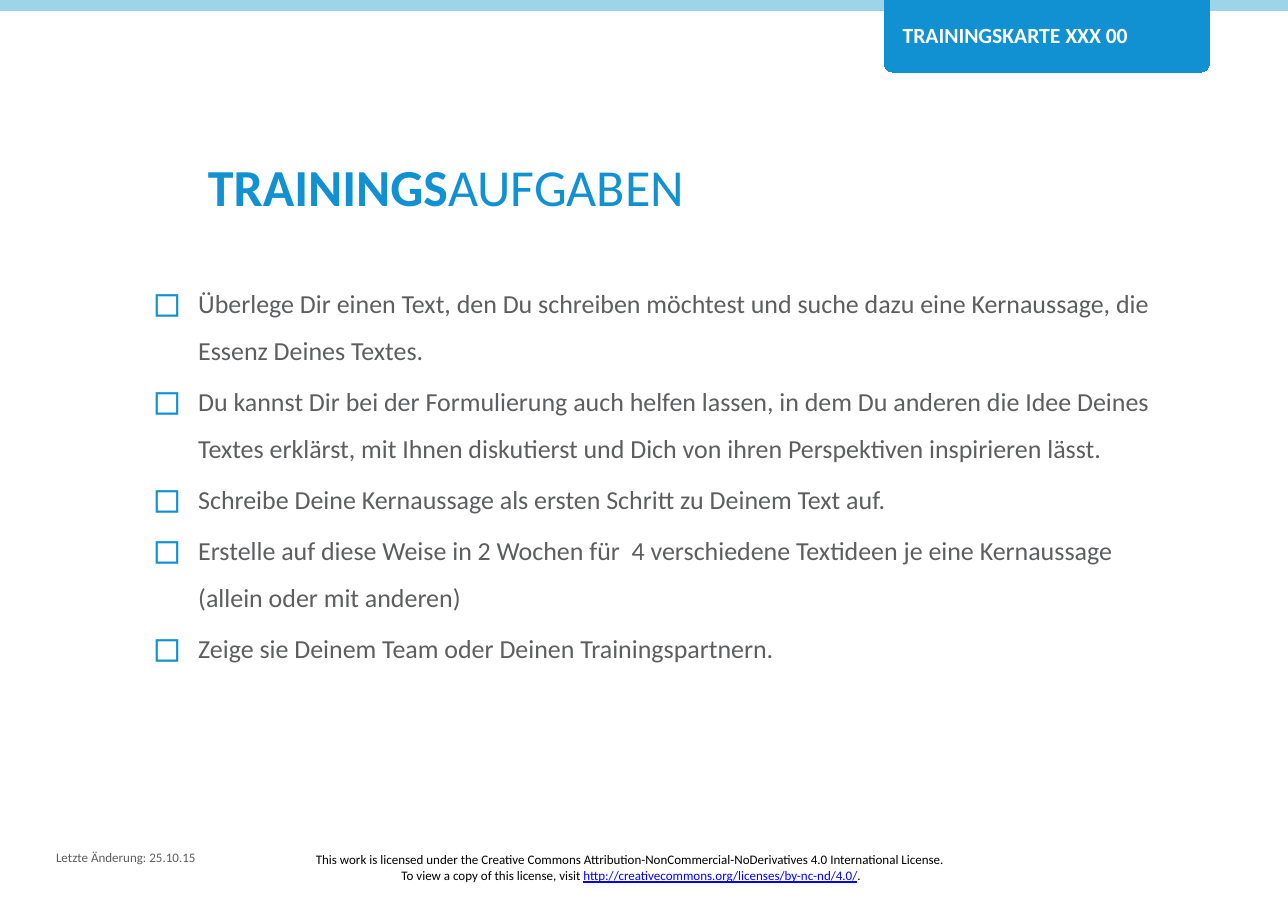
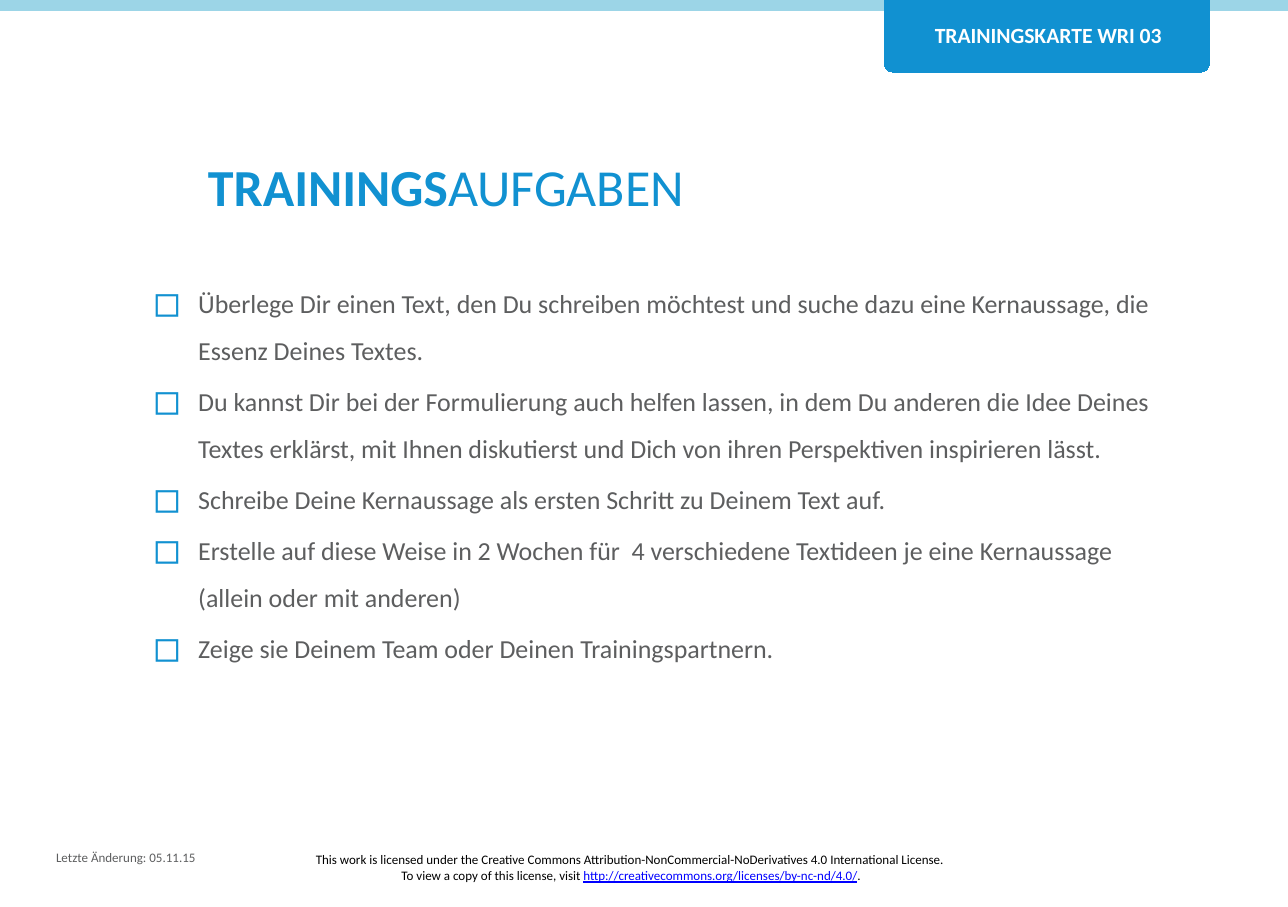
Before and after one commit to Teamtool/training-materials, a slide deck: slide 2 of training-cards/agile moves/Writing (WRI)/ger/apprentice/ger_wri_03_komm_auf_den_punkt_AM_A.pptx. Drawn at 1288x907 pixels with LibreOffice and Linux fonts; fonts in the diff are those of the drawing; background and template pictures are left out. Boxes give left, top, right and bottom in pixels: in the first picture for what was removed or moved away, otherwise in the second. Text is boxed around its words. In the diff, an @@ line names an element or a change of style, - is before the commit and + after.

```diff
--- a/training-cards/agile moves/Writing (WRI)/ger/apprentice/ger_wri_03_komm_auf_den_punkt_AM_A.pptx
+++ b/training-cards/agile moves/Writing (WRI)/ger/apprentice/ger_wri_03_komm_auf_den_punkt_AM_A.pptx
@@ text at bbox=[935, 28, 1162, 43]: text changed @@
-TRAININGSKARTE XXX 00
+TRAININGSKARTE WRI 03
@@ text at bbox=[56, 851, 195, 864]: text changed @@
-Letzte Änderung: 25.10.15
+Letzte Änderung: 05.11.15
```
Also in this commit, not shown: 4 other files.
